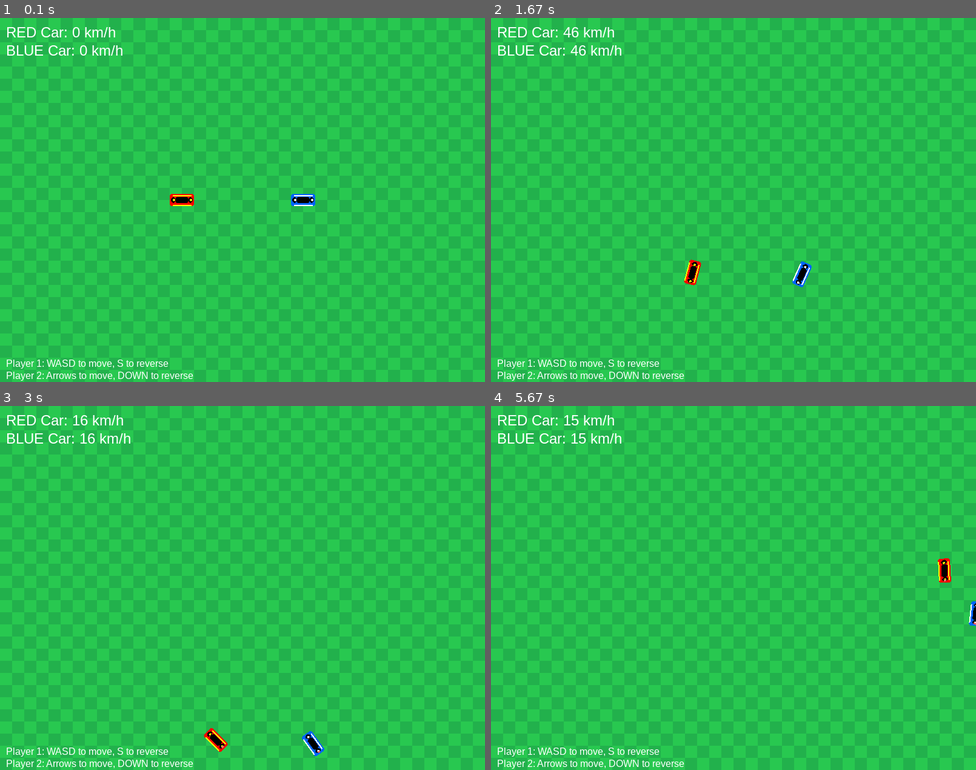
Above: before the commit, frames 1-4 (two rows, left to right).
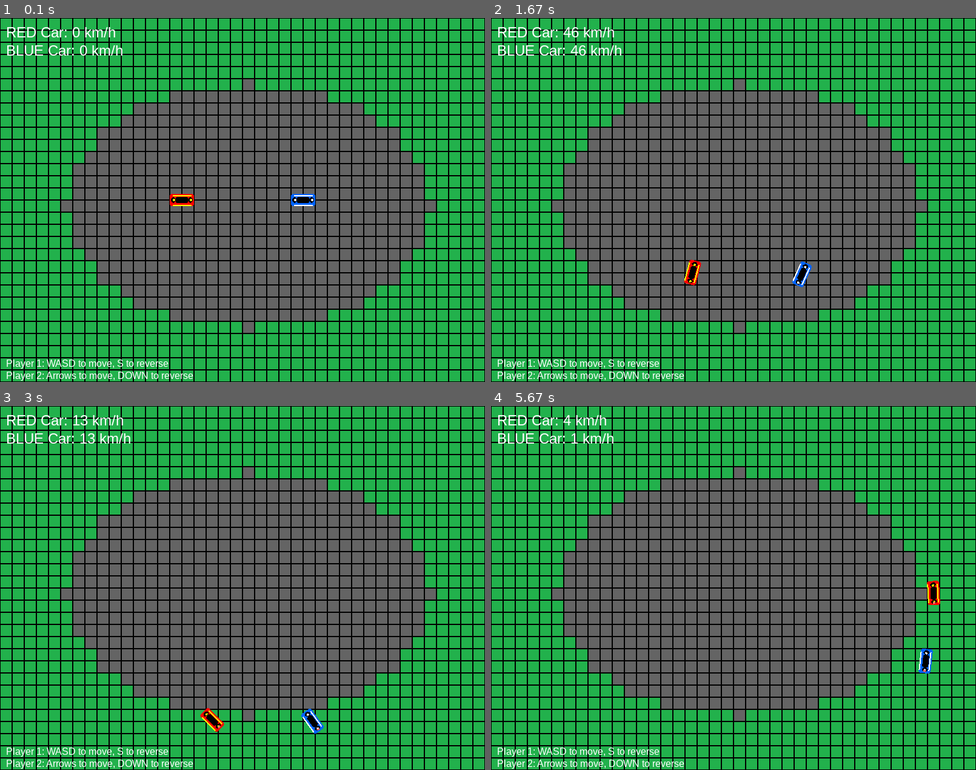
Above: after the commit, the same moments.

Repository: raphaelcp22/PYGAME
Game: pygame game, started from game.py
Same seed, same stepped clock (60 frames per second), same inputs: the game is played once before the commit and once after it.
Inputs:
- Up to frame 1 (0.1 s): no input
- Up to frame 2 (1.67 s): tap A at 0.33 s; hold Right 0.67-1.13 s; hold D 0.67-1.13 s; hold Up 1.17-1.47 s; hold W 1.17-1.47 s; hold Right from 1.5 s (still down); hold D from 1.5 s (still down)
- Up to frame 3 (3 s): release Right at 1.97 s; release D at 1.97 s; hold Left 2-2.53 s; hold A 2-2.53 s; hold Down 2.57-2.87 s; hold S 2.57-2.87 s; hold Left from 2.9 s (still down); hold A from 2.9 s (still down)
- Up to frame 4 (5.67 s): release Left at 3.3 s; release A at 3.3 s; hold Up 3.33-3.7 s; hold W 3.33-3.7 s; hold Right 3.73-4.37 s; hold D 3.73-4.37 s; hold Down 4.4-4.77 s; hold S 4.4-4.77 s; hold Left 4.8-5.27 s; hold A 4.8-5.27 s; hold Right from 5.3 s (still down); hold D from 5.3 s (still down)

The runs differ from the first frame. In frame 1, 50% of the frame differs, in the area x 0-100%, y 0-100%; in frame 2, 50%; in frame 3, 51%; in frame 4, 51%.

Commit message:
Pista básica

Diff:
--- a/game.py
+++ b/game.py
@@ -10,6 +10,7 @@
 pygame.display.set_caption("Formula Insper – 2 Player Racing")
 clock = pygame.time.Clock()
 
+# Cores
 GRAY = (60, 60, 60)
 GREEN1, GREEN2 = (34, 177, 76), (40, 200, 80)
 RED = (255, 0, 0)
@@ -17,6 +18,61 @@
 WHITE = (255, 255, 255)
 BLACK = (0, 0, 0)
 YELLOW = (255, 255, 0)
+TRACK_COLOR = (100, 100, 100)
+GRASS_COLOR = (34, 177, 76)
+
+class TileMap:
+    def __init__(self, width, height, tile_size=20):
+        self.width = width
+        self.height = height
+        self.tile_size = tile_size
+        self.track_layout = self.generate_track()
+
+    def generate_track(self):
+        """Gera um layout básico de pista oval"""
+        layout = [[0 for _ in range(self.width // self.tile_size)]
+                 for _ in range(self.height // self.tile_size)]
+
+        # Definir área da pista (oval)
+        center_x, center_y = len(layout[0]) // 2, len(layout) // 2
+        radius_x, radius_y = center_x - 5, center_y - 5
+
+        for y in range(len(layout)):
+            for x in range(len(layout[0])):
+                # Fórmula de elipse para criar pista oval
+                if ((x - center_x) ** 2 / radius_x ** 2 +
+                    (y - center_y) ** 2 / radius_y ** 2) <= 1:
+                    layout[y][x] = 1  # 1 representa a pista
+
+        return layout
+
+    def is_on_track(self, pos):
+        """Verifica se uma posição está na pista"""
+        tile_x = int(pos.x // self.tile_size)
+        tile_y = int(pos.y // self.tile_size)
+
+        if 0 <= tile_x < len(self.track_layout[0]) and 0 <= tile_y < len(self.track_layout):
+            return self.track_layout[tile_y][tile_x] == 1
+        return False
+
+    def draw(self, surf):
+        """Desenha o tilemap"""
+        for y in range(len(self.track_layout)):
+            for x in range(len(self.track_layout[0])):
+                rect = pygame.Rect(
+                    x * self.tile_size,
+                    y * self.tile_size,
+                    self.tile_size,
+                    self.tile_size
+                )
+
+                if self.track_layout[y][x] == 1:  # Pista
+                    pygame.draw.rect(surf, TRACK_COLOR, rect)
+                else:  # Grama
+                    pygame.draw.rect(surf, GRASS_COLOR, rect)
+
+                # Bordas para visualização (opcional)
+                pygame.draw.rect(surf, BLACK, rect, 1)
 
 class Player:
     def __init__(self, x, y, color, controls):
@@ -35,8 +91,10 @@
         self.collision_timer = 0
         self.secondary_color = YELLOW if color == RED else WHITE
         self.is_reversing = False
-
-    def update(self, keys):
+        self.off_track = False
+        self.off_track_timer = 0
+
+    def update(self, keys, tilemap):
         if keys[self.controls[0]]:
             self.angle += self.rot_speed
         if keys[self.controls[1]]:
@@ -56,14 +114,25 @@
             self.vel -= direction * self.reverse_acc
             self.is_reversing = True
 
-        # Friction
-        self.vel *= 0.98
+        # Verificar se está na pista
+        on_track = tilemap.is_on_track(self.pos)
+
+        # Aplicar atrito diferente dependendo da superfície
+        if on_track:
+            self.vel *= 0.98  # Atrito normal na pista
+            self.off_track = False
+        else:
+            self.vel *= 0.95  # Mais atrito na grama
+            if not self.off_track:
+                self.off_track = True
+                self.off_track_timer = 30
+
         self.pos += self.vel
 
         # Update collision rectangle
         self.collision_rect.center = self.pos
 
-        # Screen boundaries
+        # Manter dentro da tela
         self.pos.x = max(0, min(WIDTH, self.pos.x))
         self.pos.y = max(0, min(HEIGHT, self.pos.y))
 
@@ -73,33 +142,41 @@
             if self.collision_timer <= 0:
                 self.collided = False
 
+        # Off-track timer
+        if self.off_track_timer > 0:
+            self.off_track_timer -= 1
+
     def draw(self, surf):
-        # Create a surface for the car with per-pixel alpha
+        # Criar superfície para o carro com alpha por pixel
         car_surface = pygame.Surface(self.size, pygame.SRCALPHA)
 
-        # Draw car body
-        pygame.draw.rect(car_surface, self.color, (0, 0, self.size[0], self.size[1]), border_radius=3)
-
-        # Draw cockpit/windshield
+        # Desenhar corpo do carro
+        body_color = self.color
+        if self.off_track_timer > 0 and self.off_track_timer % 10 < 5:
+            body_color = WHITE  # Piscar quando sair da pista
+
+        pygame.draw.rect(car_surface, body_color, (0, 0, self.size[0], self.size[1]), border_radius=3)
+
+        # Desenhar cockpit/para-brisa
         pygame.draw.rect(car_surface, BLACK, (10, 5, 20, 10), border_radius=2)
 
-        # Draw racing stripes
+        # Desenhar listras de corrida
         pygame.draw.line(car_surface, self.secondary_color, (5, 2), (35, 2), 2)
         pygame.draw.line(car_surface, self.secondary_color, (5, 18), (35, 18), 2)
 
-        # Draw wheels
+        # Desenhar rodas
         pygame.draw.ellipse(car_surface, BLACK, (2, 5, 8, 10))
         pygame.draw.ellipse(car_surface, BLACK, (30, 5, 8, 10))
 
-        # Draw wheel hubs and reverse lights if reversing
+        # Desenhar cubos das rodas e luzes de ré
         pygame.draw.ellipse(car_surface, self.secondary_color, (5, 8, 4, 4))
         pygame.draw.ellipse(car_surface, self.secondary_color, (33, 8, 4, 4))
 
-        # Draw reverse lights (red when reversing)
+        # Luzes de ré (vermelho quando dando ré)
         if self.is_reversing:
             pygame.draw.rect(car_surface, (255, 100, 100), (35, 8, 3, 4))
 
-        # Rotate and draw car
+        # Rotacionar e desenhar carro
         rotated_car = pygame.transform.rotate(car_surface, self.angle)
         surf.blit(rotated_car, rotated_car.get_rect(center=self.pos))
 
@@ -118,13 +195,6 @@
         player2.collided = True
         player1.collision_timer = 30
         player2.collision_timer = 30
-
-def draw_grass():
-    cell = 20
-    for y in range(0, HEIGHT, cell):
-        for x in range(0, WIDTH, cell):
-            col = GREEN1 if (x//cell + y//cell) % 2 else GREEN2
-            pygame.draw.rect(screen, col, (x, y, cell, cell))
 
 def draw_ui():
     font = pygame.font.SysFont('Arial', 24)
@@ -133,14 +203,17 @@
     screen.blit(text1, (10, 10))
     screen.blit(text2, (10, 40))
 
-    # Add controls hint
+    # Adicionar dica de controles
     controls_font = pygame.font.SysFont('Arial', 16)
     hint1 = controls_font.render("Player 1: WASD to move, S to reverse", True, WHITE)
     hint2 = controls_font.render("Player 2: Arrows to move, DOWN to reverse", True, WHITE)
     screen.blit(hint1, (10, HEIGHT - 40))
     screen.blit(hint2, (10, HEIGHT - 20))
 
-# Create players with controls [left, right, accelerate, reverse]
+# Criar tilemap
+tilemap = TileMap(WIDTH, HEIGHT, 20)
+
+# Criar jogadores com controles [esquerda, direita, acelerar, ré]
 player1 = Player(WIDTH/2 - 100, HEIGHT/2, RED,
                 [pygame.K_a, pygame.K_d, pygame.K_w, pygame.K_s])
 player2 = Player(WIDTH/2 + 100, HEIGHT/2, BLUE,
@@ -152,12 +225,15 @@
             pygame.quit(); sys.exit()
 
     keys = pygame.key.get_pressed()
-    player1.update(keys)
-    player2.update(keys)
+    player1.update(keys, tilemap)
+    player2.update(keys, tilemap)
 
     check_collision(player1, player2)
 
-    draw_grass()
+    # Desenhar tilemap primeiro
+    tilemap.draw(screen)
+
+    # Depois desenhar os jogadores
     player1.draw(screen)
     player2.draw(screen)
     draw_ui()
